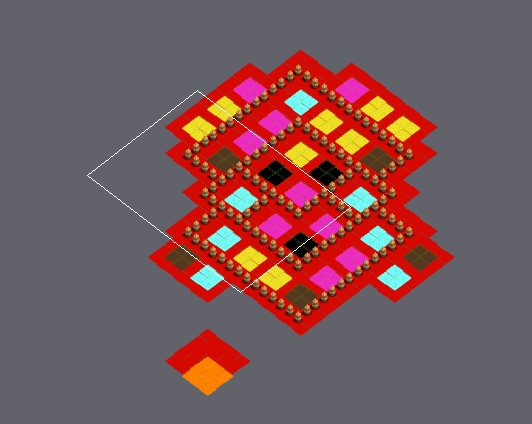
Two states of a Tiled map, Resources/map_02.tmx. The picture above shows the old version from afar; the outline marks the close-up.
Close-up. Earlier state:
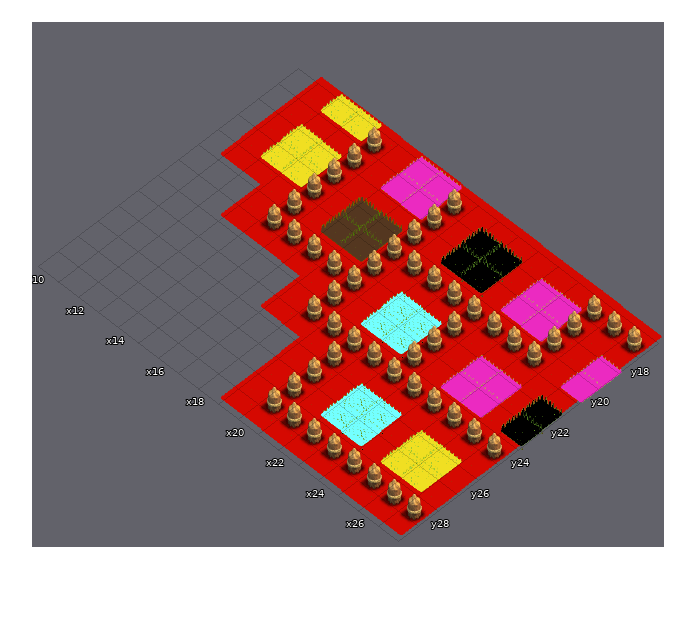
Cells are 55x42 px. Isometric: x runs down to the right, y down to the left. Shown: x 10..27, y 17..29. The commit also changed other parts of the map, which this record leaves out.
After:
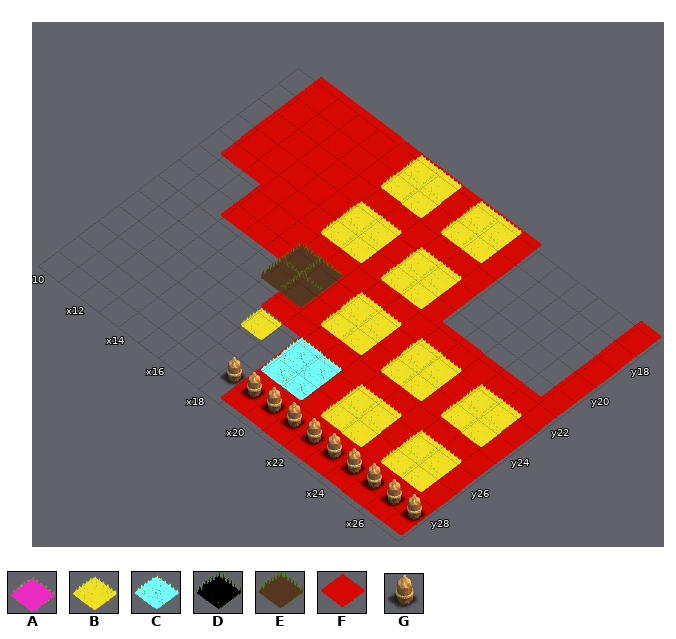
Key: from "tileset": A 1, B 2, C 3, D 4, E 5, F 7; from "wall_peg": G 0.
_ is an empty cell.
Diff:
Layer "Domain":
The edit erases tile F in rows 17 to 21 at x 22 to 26.
Layer "ArcherTower":
The edit adds tile E in rows 23 to 24 at x 16 to 17.
The edit erases tile E in rows 20 to 21 at x 16 to 17.
Layer "TrenchMortar":
The edit erases tile D in rows 18 to 19 at x 20 to 21; in rows 22 to 23 at x 27.
Layer "Canon":
The edit adds tile C in rows 26 to 27 at x 19 to 20.
The edit erases tile C in rows 22 to 23 at x 20 to 21; in rows 26 to 27 at x 22 to 23.
Layer "GoldBank":
The edit adds tile B in rows 17 to 18 at x 16 to 17 and 19 to 20; in rows 20 to 21 at x 16 to 17 and 19 to 20; in rows 23 to 24 at x 19 to 20, 22 to 23 and 25 to 26; in row 26 at x 17 and 22 to 23; in row 27 at x 22 to 23.
The edit erases tile B in row 17 at x 12 to 13; in rows 19 to 20 at x 12 to 13.
Layer "ElixerTank":
The edit erases tile A in row 17 at x 16 to 17; in row 18 at x 16 to 17 and 23 to 24; in row 19 at x 23 to 24 and 27; in row 20 at x 27; in rows 22 to 23 at x 24 to 25.
Layer "Wall":
The edit adds tile G in row 28 at x 18 to 19.
The edit erases tile G in row 17 at x 14, 18 and 25 to 27; in rows 18 to 19 at x 14, 18 and 25; in row 20 at x 14 and 18 to 25; in row 21 at x 14, 18 and 22; in row 22 at x 14 to 18 and 22; in row 23 at x 18 and 22.
The edit erases tile G in row 24 at x 18 to 27; in rows 25 to 27 at x 20.
Pixel boxes of the changes (left, top, right, bottom) in both close-ups:
changed: (220, 94, 647, 462)
